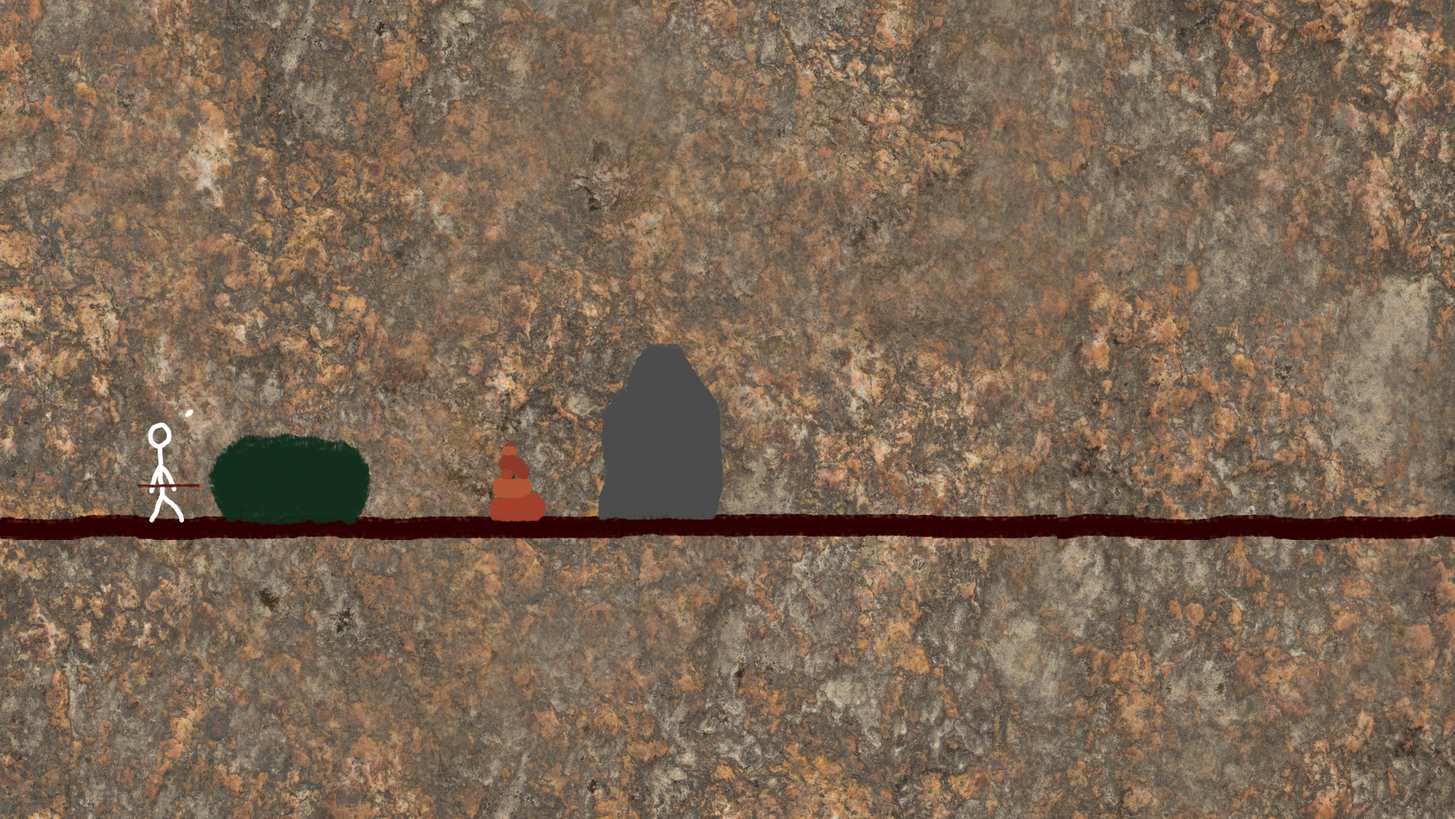
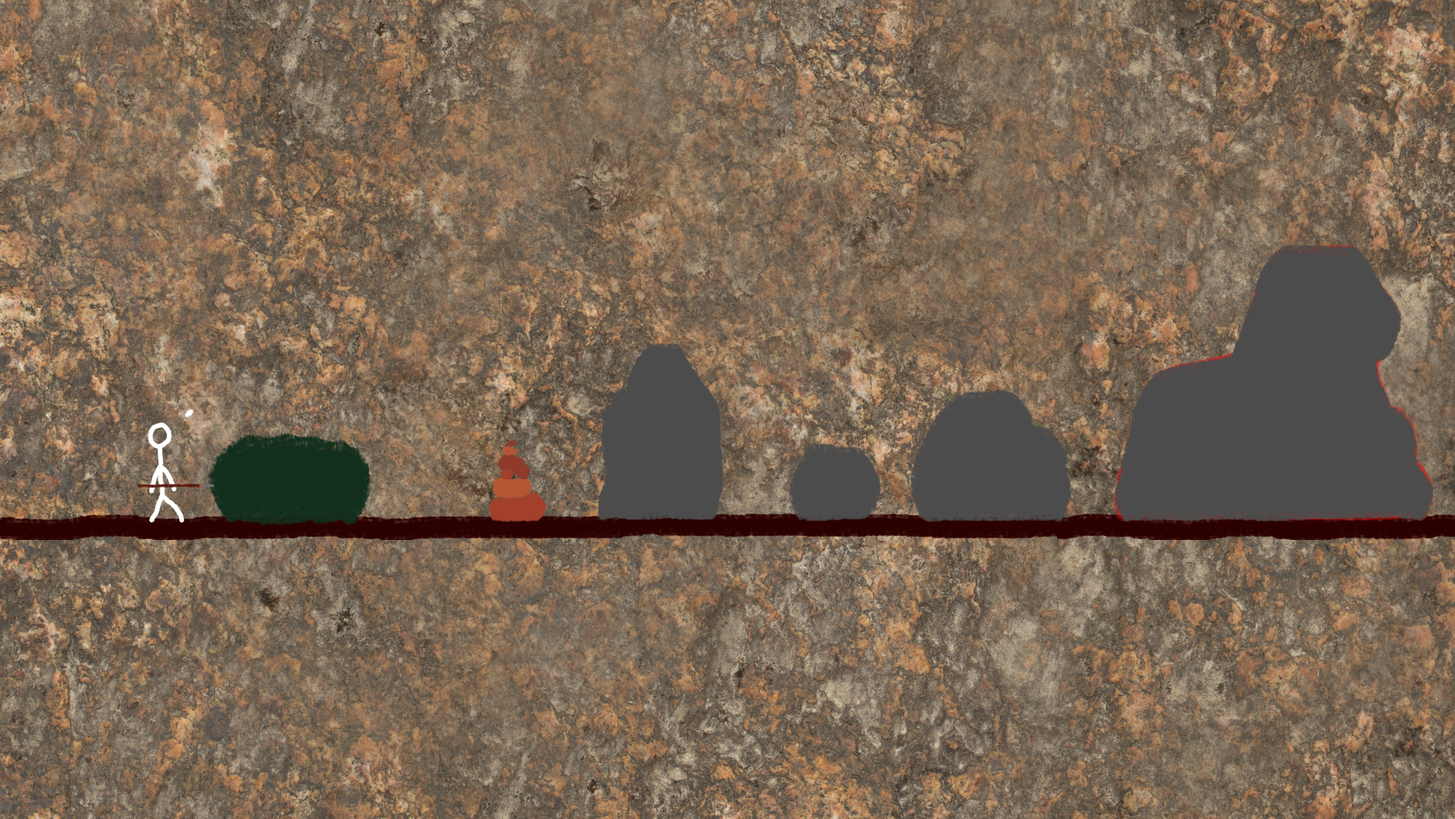
Revision of a layered (1455, 819) image; what changed, layer by layer:
pixels changed over [789, 244, 1434, 523] (layer not identified)
